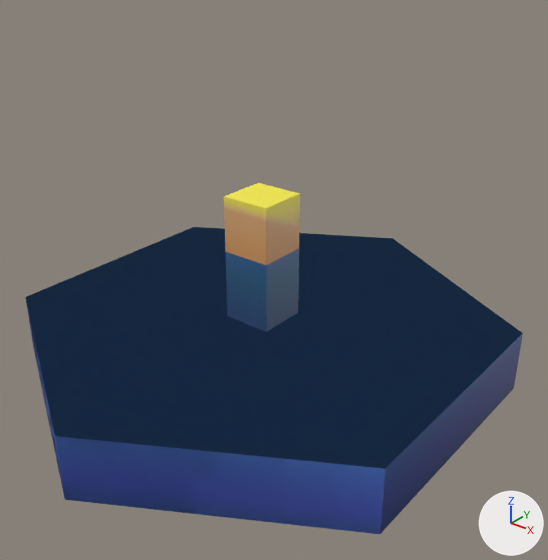
Two versions of the Blender file src_assets/models.blend, one commit apart.
Camera for both pictures: a 50 mm lens placed at (6.79, -8.21, 5.76), pointed at (0.4, -0.22, 0.81). The lights are fixed; the arrows at lower right show +X, +Y and +Z. The older version comes first.

The scene before the commit, as lines of its bpy script (objects in view):
```python
me_cube_001 = bpy.data.meshes.new('Cube.001')
me_cube_001.from_pydata(...)  # 16 vertices, 14 faces; spans x -0.4..0.4, y -0.4..0.4, z 0.0..2.0
me_cube_001.materials.append(mat_material_001)  # picture img_atlas_png
me_cylinder_003 = bpy.data.meshes.new('Cylinder.003')
me_cylinder_003.from_pydata(...)  # a 6-sided cylinder along z spanning x -3.46..3.46, y -4.0..4.0, z -1.0..0.0
me_cylinder_003.materials.append(mat_material_001)  # picture img_atlas_png
ob_cube = bpy.data.objects.new('Cube', me_cube_001)
ob_cube.location = (0.0, 0.0, 0.0)
ob_h_water = bpy.data.objects.new('h_water', me_cylinder_003)
ob_h_water.location = (0.0, 0.0, 0.0)
```
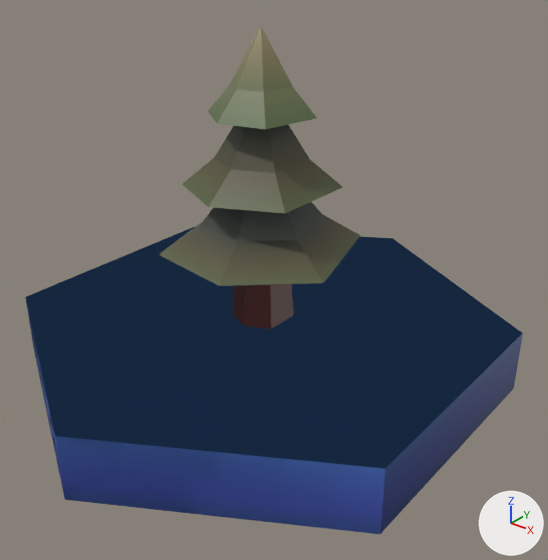
Location of each change, (x1, y1, x2, y2) in pixels of the pictures (548 x 560 px):
'prop_confir-3', added
    after: (159, 26, 361, 329)
'Cube', hidden
    before: (224, 183, 300, 332)

The change, as a list of edits to the scene's bpy script:
```text
Add img_atlas_png_001:
    img_atlas_png_001 = load_image('atlas.png.001', '../src/resources/atlas.png', 256, 256, 'sRGB')
Add mat_material_002:
    mat_material_002 = principled_material('Material.002')
    mat_material_002.texture = img_atlas_png_001
Add me_cube_005:
    me_cube_005.from_pydata(...)  # 61 vertices, 44 faces; spans x -1.49..1.49, y -1.46..1.46, z 0.0..4.39
    me_cube_005.materials.append(mat_material_002)  # picture img_atlas_png_001
Change ob_cube:
    add ob_cube.hide_set(True)
Add ob_prop_confir_3:
    ob_prop_confir_3 = bpy.data.objects.new('prop_confir-3', me_cube_005)
    ob_prop_confir_3.location = (0.0, 0.0, 0.0)
```
